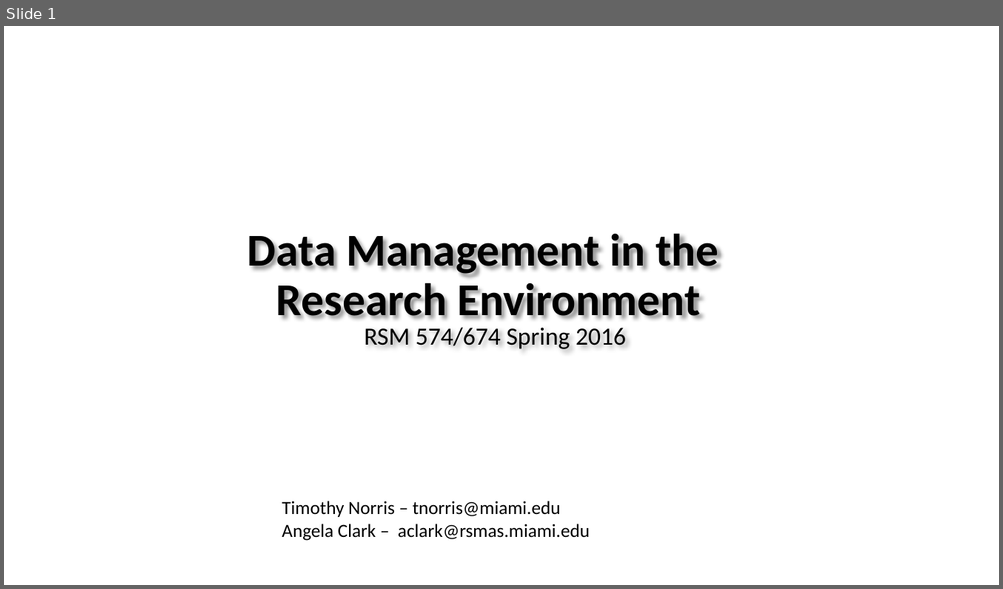
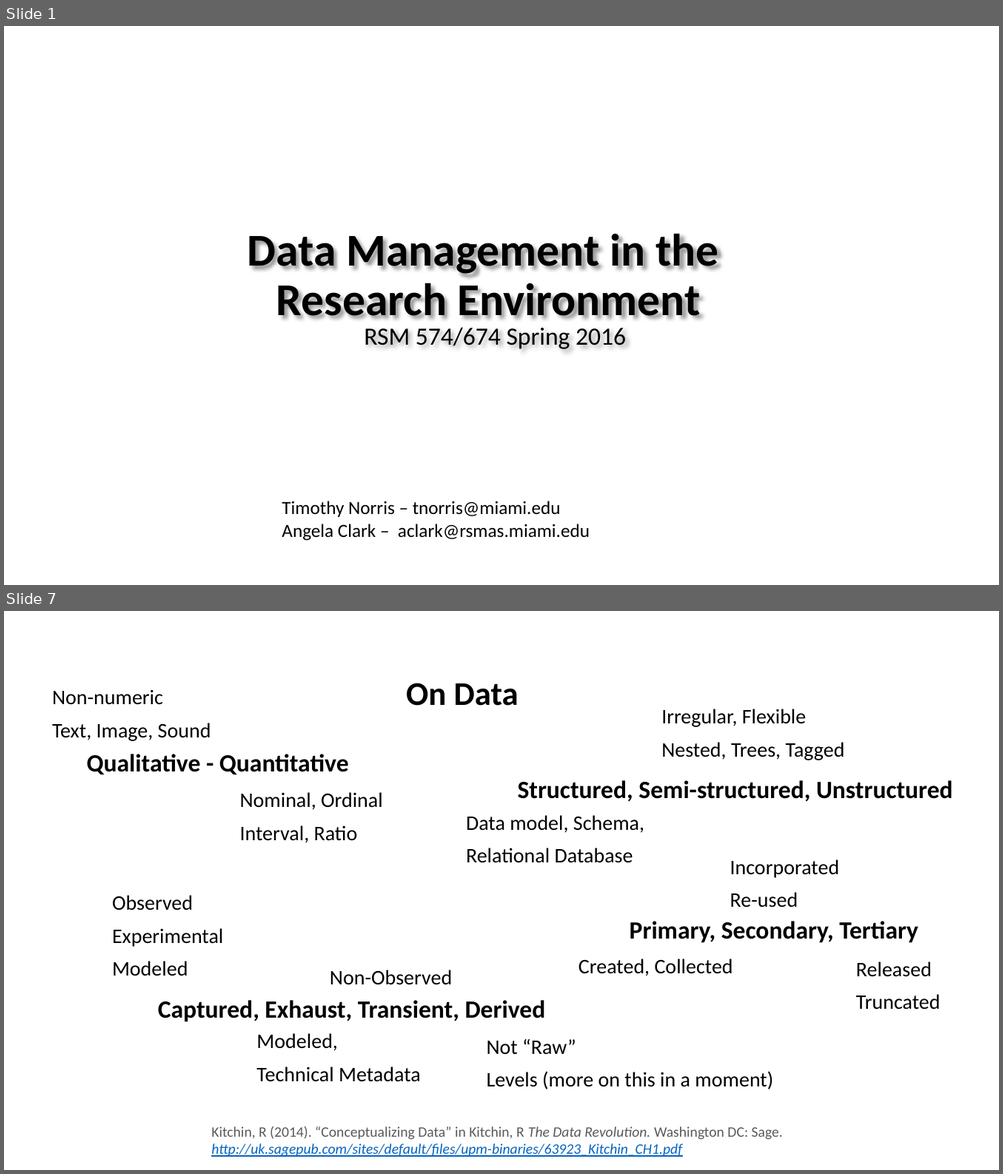
Before and after one commit to tibbben/teaching.data.literacy, a slide deck: UM_DataManagementClass/Lessons/03/03_firstMeeting.pptx. Shown one above the other, each under a label of ours: slide 1 before the commit, slides 1 and 7 after it; the slides between them are not shown. The pictures are 1003x589 and 1003x1174 pixels, drawn with LibreOffice and Linux fonts; fonts in the diff are those of the drawing; background and template pictures are left out. Boxes give left, top, right and bottom in pixels: in the first picture for what was removed or moved away, otherwise in the second. Text is boxed around its words. In the diff, an @@ line names an element or a change of style, - is before the commit and + after.

```diff
--- a/UM_DataManagementClass/Lessons/03/03_firstMeeting.pptx
+++ b/UM_DataManagementClass/Lessons/03/03_firstMeeting.pptx
@@ slide 7 added at <box>4,611,999,1170</box>, background #FFFFFF @@
@@ text added at <box>52,689,211,741</box>, 20 pt, text #000000 @@
+Non-numeric
+Text, Image, Sound
@@ title added at <box>406,683,518,706</box>, 32 pt, text #000000, bold @@
+On Data
@@ text added at <box>661,709,845,760</box>, 20 pt, text #000000 @@
+Irregular, Flexible
+Nested, Trees, Tagged
@@ text added at <box>87,754,349,775</box>, 24 pt, text #000000, bold @@
+Qualitative - Quantitative
@@ text added at <box>518,780,953,802</box>, 24 pt, text #000000, bold @@
+Structured, Semi-structured, Unstructured
@@ text added at <box>240,792,383,843</box>, 20 pt, text #000000 @@
+Nominal, Ordinal
+Interval, Ratio
@@ text added at <box>466,815,644,863</box>, 20 pt, text #000000 @@
+Data model, Schema,
+Relational Database
@@ text added at <box>112,895,223,977</box>, 20 pt, text #000000 @@
+Observed
+Experimental
+Modeled
@@ text added at <box>730,892,798,908</box>, 20 pt, text #000000 @@
+Incorporated
+Re-used
@@ text added at <box>629,921,918,943</box>, 24 pt, text #000000, bold @@
+Primary, Secondary, Tertiary
@@ text added at <box>578,959,733,977</box>, 20 pt, text #000000 @@
+Created, Collected
@@ text added at <box>856,962,940,1010</box>, 20 pt, text #000000 @@
+Released
+Truncated
@@ text added at <box>330,970,452,985</box>, 20 pt, text #000000 @@
+Non-Observed
@@ text added at <box>158,1000,546,1022</box>, 24 pt, text #000000, bold @@
+Captured, Exhaust, Transient, Derived
@@ text added at <box>256,1034,421,1082</box>, 20 pt, text #000000 @@
+Modeled,
+Technical Metadata
@@ text added at <box>486,1039,773,1090</box>, 20 pt, text #000000 @@
+Not “Raw”
+Levels (more on this in a moment)
@@ text added at <box>211,1127,782,1157</box>, 14 pt, text #595959, italic @@
+Kitchin, R (2014). “Conceptualizing Data” in Kitchin, R The Data Revolution. Washington DC: Sage. http://uk.sagepub.com/sites/default/files/upm-binaries/63923_Kitchin_CH1.pdf
```
Also in this commit, not shown: 19 other slides added, 1 other file.
